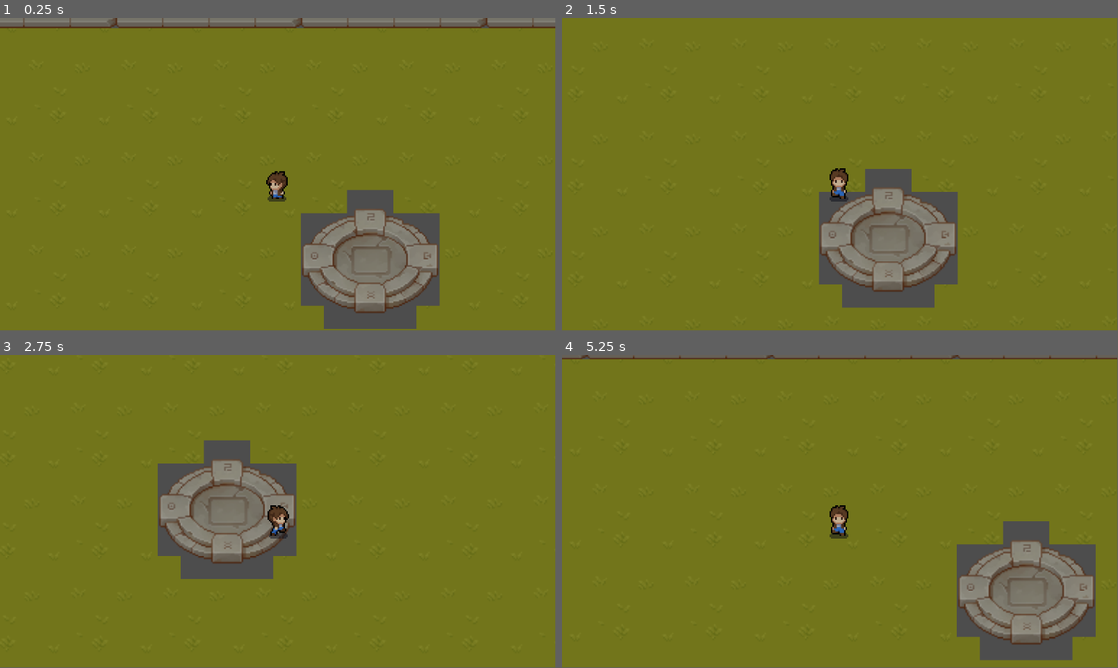
Above: before the commit, frames 1-4 (two rows, left to right).
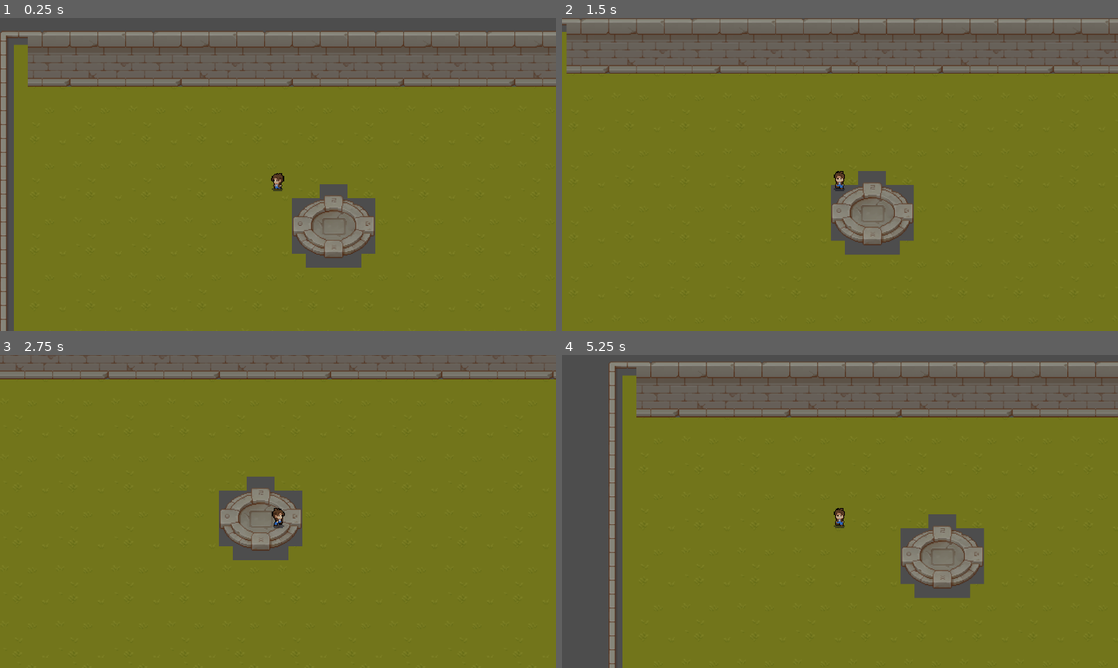
Above: after the commit, the same moments.

Repository: RyanB716/Unawoken
Game: Godot game, scene res://Game Management/GameManager.tscn
The game is run twice, just before and just after one commit, with the same random seed, the same clock (stepped at 60 frames per second) and the same inputs.
Inputs (mouse positions are in pixels of both pictures, inside the frame that each line leads up to):
- Up to frame 1 (0.25 s): no input
- Up to frame 2 (1.5 s): tap Enter at 0.5 s; move the mouse to (962, 158) at 0.52 s; hold D (Run_Right) 0.53-1.28 s; click (962, 158) at 0.6 s; move the mouse to (728, 190) at 1.27 s; hold S (Run_Down) from 1.28 s (still down); click (728, 190) at 1.35 s
- Up to frame 3 (2.75 s): move the mouse to (333, 442) at 2.02 s; release S (Run_Down) at 2.03 s; hold D (Run_Right) from 2.03 s (still down); click (333, 442) at 2.1 s
- Up to frame 4 (5.25 s): move the mouse to (812, 574) at 2.77 s; release D (Run_Right) at 2.78 s; hold W (Run_Up) 2.78-3.53 s; click (812, 574) at 2.85 s; move the mouse to (1006, 558) at 3.52 s; hold A (Run_Left) 3.53-5.03 s; click (1006, 558) at 3.6 s; move the mouse to (673, 464) at 4.27 s; click (673, 464) at 4.35 s; move the mouse to (867, 511) at 5.02 s; hold S (Run_Down) from 5.03 s (still down); click (867, 511) at 5.1 s
The window is 799x449 before the commit and 800x450 after it. Grey fills any space a smaller window leaves; there, only what the larger window draws over its background counts as a difference.

The runs differ from the first frame. In frame 1, 33% of the frame differs, in the area x 0-100%, y 0-100%; in frame 2, 26%; in frame 3, 16%; in frame 4, 40%.

Commit message:
attack update

Diff:
--- /dev/null
+++ b/AudioPlayer.gd
@@ -0,0 +1,11 @@
+extends AudioStreamPlayer
+
+class_name AudioPlayer
+
+@export var TrackArray = []
+
+func PlaySFX():
+	var RNG = RandomNumberGenerator.new()
+	var index = RNG.randi_range(0, TrackArray.size() - 1)
+	self.stream = TrackArray[index]
+	self.play()
--- a/Player.gd
+++ b/Player.gd
@@ -1,6 +1,8 @@
 extends CharacterBody2D
 
 @onready var AnimTree = $AnimationTree
+@onready var B_Audio = $BodyAudio
+@onready var W_Audio = $WeaponAudio
 
 enum DirectionStates {Up, Down, Left, Right}
 enum MoveStates {Idle, Run}
@@ -67,6 +69,8 @@
 	if Input.is_action_just_pressed("Attack"):
 		Attack()
 
+	pass
+
 func GetSpriteDirection():
 	match Direction:
 		Vector2.DOWN:
@@ -79,10 +83,12 @@
 			CurrentDirection = DirectionStates.Left
 
 func Attack():
-	await get_tree().create_timer(0.15).timeout
+	W_Audio.PlaySFX()
+	await get_tree().create_timer(0.2).timeout
 	CurrentAttackState = AttackStates.Attack1
+	B_Audio.PlaySFX()
 	var PreviousSpeed = CurrentSpeed
-	CurrentSpeed = CurrentSpeed * 0.75
+	CurrentSpeed = CurrentSpeed * 0.25
 	AnimState.travel('Attack')
 	await get_tree().create_timer(0.25).timeout
 	CurrentAttackState = AttackStates.NotAttacking
--- a/Player.tscn
+++ b/Player.tscn
@@ -1,7 +1,14 @@
-[gd_scene load_steps=42 format=3 uid="uid://ce2ot07ptfk72"]
+[gd_scene load_steps=49 format=3 uid="uid://ce2ot07ptfk72"]
 
 [ext_resource type="Script" path="res://Player.gd" id="1_t65ic"]
 [ext_resource type="Texture2D" uid="uid://bi38invhap0t" path="res://Assets/SpriteSheets/player.png" id="2_hajb3"]
+[ext_resource type="Script" path="res://AudioPlayer.gd" id="3_84huk"]
+[ext_resource type="AudioStream" uid="uid://d33remjia4oc1" path="res://Audio/SFX/07_human_atk_sword_1.wav" id="4_u6q72"]
+[ext_resource type="AudioStream" uid="uid://nj05r1o16v2k" path="res://Audio/SFX/07_human_atk_sword_2.wav" id="5_0gfni"]
+[ext_resource type="AudioStream" uid="uid://c5quaak31hhg6" path="res://Audio/SFX/07_human_atk_sword_3.wav" id="6_4qepj"]
+[ext_resource type="AudioStream" uid="uid://d0iijvcalr7qr" path="res://Audio/SFX/attack1.wav" id="7_3qwdw"]
+[ext_resource type="AudioStream" uid="uid://cdla8hf16tqfv" path="res://Audio/SFX/attack2.wav" id="8_aipwv"]
+[ext_resource type="AudioStream" uid="uid://tky2sadciuix" path="res://Audio/SFX/attack3.wav" id="9_oy70y"]
 
 [sub_resource type="RectangleShape2D" id="RectangleShape2D_8v8gj"]
 
@@ -440,3 +447,11 @@
 parameters/Attack/blend_position = Vector2(-0.9984, 0.0305676)
 parameters/Idle/blend_position = Vector2(0, 0)
 parameters/Run/blend_position = Vector2(0, 0)
+
+[node name="BodyAudio" type="AudioStreamPlayer" parent="."]
+script = ExtResource("3_84huk")
+TrackArray = [ExtResource("4_u6q72"), ExtResource("5_0gfni"), ExtResource("6_4qepj")]
+
+[node name="WeaponAudio" type="AudioStreamPlayer" parent="."]
+script = ExtResource("3_84huk")
+TrackArray = [ExtResource("7_3qwdw"), ExtResource("8_aipwv"), ExtResource("9_oy70y")]
--- a/project.godot
+++ b/project.godot
@@ -14,6 +14,13 @@
 run/main_scene="res://Game Management/GameManager.tscn"
 config/features=PackedStringArray("4.1", "Forward Plus")
 config/icon="res://icon.svg"
+
+[display]
+
+window/size/viewport_width=1920
+window/size/viewport_height=1080
+window/size/mode=3
+window/stretch/mode="viewport"
 
 [input]
 
Not shown, added: Audio/SFX/07_human_atk_sword_1.wav.import
Not shown, added: Audio/SFX/07_human_atk_sword_2.wav.import
Not shown, added: Audio/SFX/07_human_atk_sword_3.wav.import
Not shown, added: Audio/SFX/attack1.wav.import
Not shown, added: Audio/SFX/attack2.wav.import
Not shown, added: Audio/SFX/attack3.wav.import
Not shown, added: Audio/SFX/07_human_atk_sword_1.wav
Not shown, added: Audio/SFX/07_human_atk_sword_2.wav
Not shown, added: Audio/SFX/07_human_atk_sword_3.wav
Not shown, added: Audio/SFX/attack1.wav
Not shown, added: Audio/SFX/attack2.wav
Not shown, added: Audio/SFX/attack3.wav
